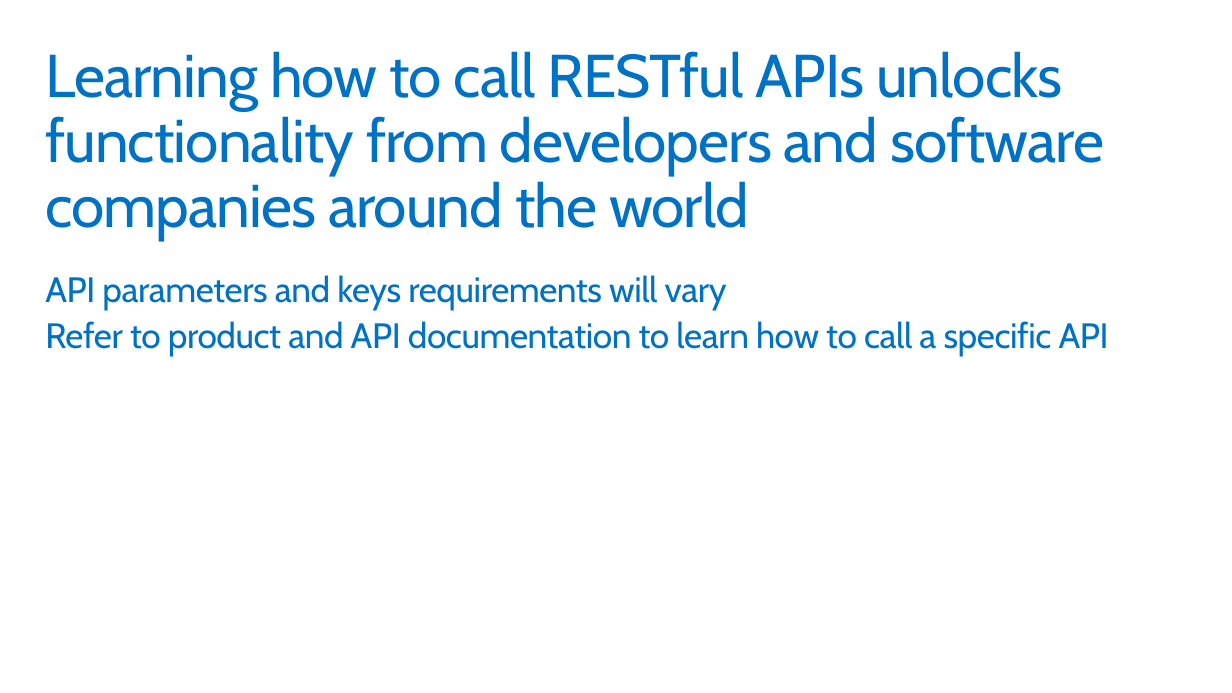
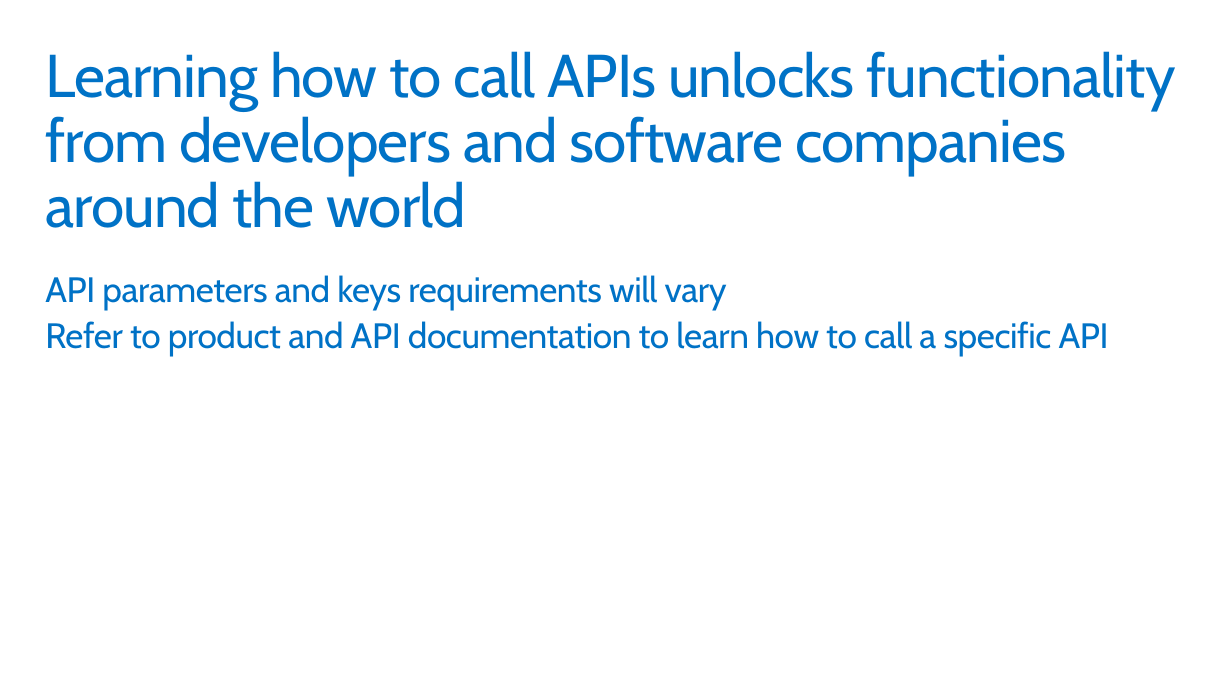
Before and after one commit to GeekTrainer/python-getting-started, a slide deck: slide 7 of Slides/16 - CallingAPI.pptx. Drawn at 1232x693 pixels with LibreOffice and Linux fonts; fonts in the diff are those of the drawing. Boxes give left, top, right and bottom in pixels: in the first picture for what was removed or moved away, otherwise in the second. Text is boxed around its words. In the diff, an @@ line names an element or a change of style, - is before the commit and + after.

```diff
--- a/Slides/16 - CallingAPI.pptx
+++ b/Slides/16 - CallingAPI.pptx
@@ title at (45,51,1175,228): text changed @@
-Learning how to call RESTful APIs unlocks functionality from developers and software companies around the world
+Learning how to call APIs unlocks functionality from developers and software companies around the world
```
Also in this commit, not shown: 4 other slides changed, 5 other files.
